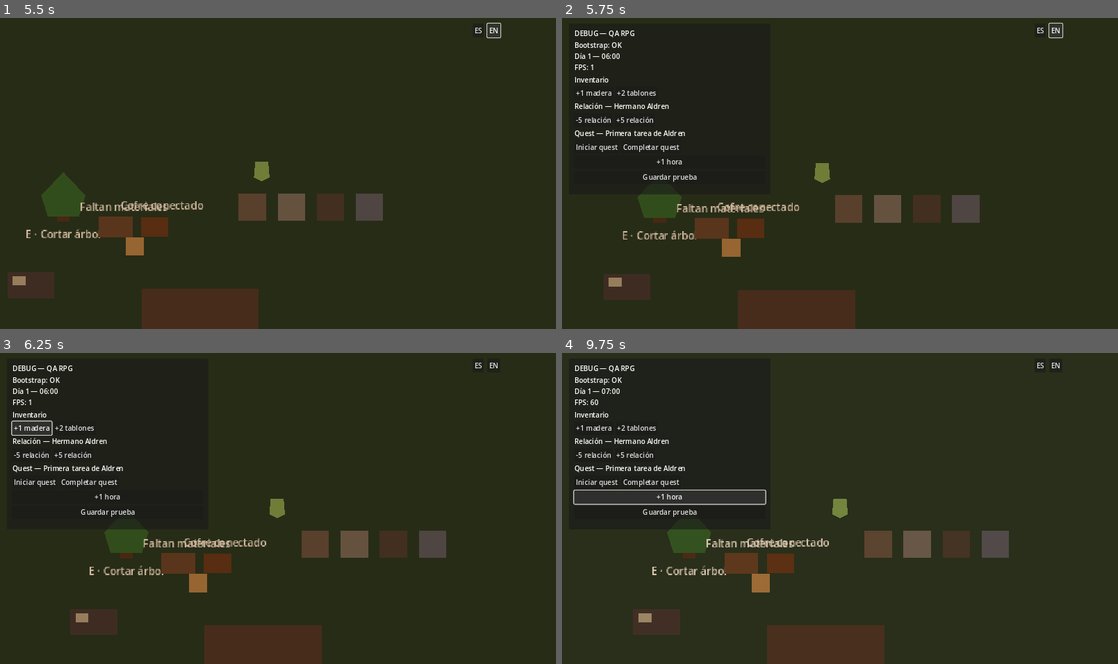
Above: before the commit, frames 1-4 (two rows, left to right).
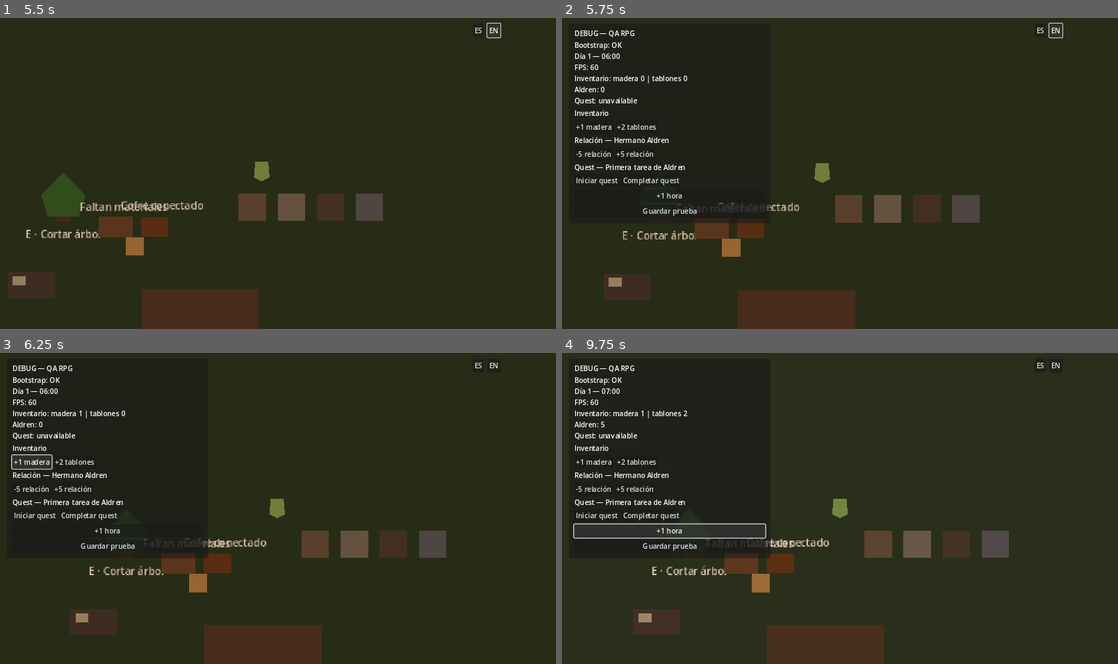
Above: after the commit, the same moments.

Repository: avarap/game1
Game: Godot game, scene res://main.tscn
Same seed, same stepped clock (60 frames per second), same inputs: the game is played once before the commit and once after it.
Inputs:
- Up to frame 1 (5.5 s): click "ES" at 0.5 s; click "EN" at 1.25 s; tap Enter at 2 s; hold D (move_right) 2.03-2.78 s; hold E (interact) 2.03-2.78 s; hold S (move_down) 2.78-3.53 s; tap E (interact) at 2.85, 4.35 s; hold D (move_right) 3.53-4.28 s; hold E (interact) 3.53-4.28 s; hold W (move_up) 4.28-5.03 s; hold A (move_left) from 5.03 s (still down); hold E (interact) from 5.03 s (still down)
- Up to frame 2 (5.75 s): keep holding A (move_left); keep holding E (interact); tap F1 (debug_panel) at 5.65 s
- Up to frame 3 (6.25 s): release A (move_left) at 5.75 s; release E (interact) at 5.75 s; click "+1 madera" at 5.75 s
- Up to frame 4 (9.75 s): click "+2 tablones" at 6.5 s; click "-5 relación" at 7.25 s; click "+5 relación" at 8 s; click "Completar quest" at 8.75 s; click "+1 hora" at 9.5 s

Frame 1 is identical in both runs. In frame 2, 3.0% of the frame differs, in the area x 2-38%, y 14-66%; in frame 3, 3.0%; in frame 4, 3.3%, in the area x 2-38%, y 18-66%.

Commit message:
feat: wire RPG debug tools through public APIs

Diff:
--- a/ui/debug/debug_panel.gd
+++ b/ui/debug/debug_panel.gd
@@ -1,34 +1,149 @@
 extends PanelContainer
 
+const ALDREN_ID := &"brother_aldren"
+const TEST_QUEST_ID := &"aldren_first_duty"
+const WOOD_ITEM: ItemData = preload("res://data/items/wood.tres")
+const PLANK_ITEM: ItemData = preload("res://data/items/plank.tres")
+
 @onready var status: Label = $Margin/VBox/Status
+@onready var add_wood_button: Button = $Margin/VBox/InventoryButtons/AddWood
+@onready var add_planks_button: Button = $Margin/VBox/InventoryButtons/AddPlanks
+@onready var relationship_down_button: Button = $Margin/VBox/RelationshipButtons/RelationshipDown
+@onready var relationship_up_button: Button = $Margin/VBox/RelationshipButtons/RelationshipUp
+@onready var start_quest_button: Button = $Margin/VBox/QuestButtons/StartQuest
+@onready var turn_in_quest_button: Button = $Margin/VBox/QuestButtons/TurnInQuest
 @onready var advance_hour_button: Button = $Margin/VBox/AdvanceHour
 @onready var save_button: Button = $Margin/VBox/Save
 
+
 func _ready() -> void:
-    visible = false
-    advance_hour_button.pressed.connect(_on_advance_hour_pressed)
-    save_button.pressed.connect(_on_save_pressed)
-    EventBus.time_changed.connect(_refresh_status)
-    EventBus.bootstrap_ready.connect(_refresh_status)
-    _refresh_status()
+	visible = false
+	add_wood_button.pressed.connect(_on_add_wood_pressed)
+	add_planks_button.pressed.connect(_on_add_planks_pressed)
+	relationship_down_button.pressed.connect(_on_relationship_down_pressed)
+	relationship_up_button.pressed.connect(_on_relationship_up_pressed)
+	start_quest_button.pressed.connect(_on_start_quest_pressed)
+	turn_in_quest_button.pressed.connect(_on_turn_in_quest_pressed)
+	advance_hour_button.pressed.connect(_on_advance_hour_pressed)
+	save_button.pressed.connect(_on_save_pressed)
+	EventBus.time_changed.connect(_refresh_status)
+	EventBus.bootstrap_ready.connect(_refresh_status)
+	_refresh_status()
+
 
 func _unhandled_input(_event: InputEvent) -> void:
-    if Input.is_action_just_pressed("debug_panel"):
-        visible = not visible
-        get_viewport().set_input_as_handled()
+	if Input.is_action_just_pressed("debug_panel"):
+		visible = not visible
+		if visible:
+			_refresh_status()
+		get_viewport().set_input_as_handled()
+
+
+func _on_add_wood_pressed() -> void:
+	_add_known_item(WOOD_ITEM, 1)
+
+
+func _on_add_planks_pressed() -> void:
+	_add_known_item(PLANK_ITEM, 2)
+
+
+func _on_relationship_down_pressed() -> void:
+	_change_aldren_relationship(-5)
+
+
+func _on_relationship_up_pressed() -> void:
+	_change_aldren_relationship(5)
+
+
+func _on_start_quest_pressed() -> void:
+	var controller := _get_quest_controller()
+	if controller == null:
+		return
+	controller.start_quest(TEST_QUEST_ID)
+	_refresh_status()
+
+
+func _on_turn_in_quest_pressed() -> void:
+	var controller := _get_quest_controller()
+	if controller == null:
+		return
+	if controller.is_ready(TEST_QUEST_ID):
+		controller.turn_in_quest(TEST_QUEST_ID)
+	_refresh_status()
+
 
 func _on_advance_hour_pressed() -> void:
-    TimeManager.add_minutes(60)
+	TimeManager.add_minutes(60)
+
 
 func _on_save_pressed() -> void:
-    SaveManager.save_game()
-    _refresh_status()
+	SaveManager.save_game()
+	_refresh_status()
+
+
+func _add_known_item(item: ItemData, amount: int) -> void:
+	var inventory := _get_inventory()
+	if inventory == null:
+		return
+	inventory.add_item(item, amount)
+	_refresh_status()
+
+
+func _change_aldren_relationship(delta: int) -> void:
+	var controller := _get_relationship_controller()
+	if controller == null:
+		return
+	controller.change_relationship(ALDREN_ID, delta)
+	_refresh_status()
+
+
+func _get_inventory() -> InventoryComponent:
+	var player := get_tree().get_first_node_in_group("player")
+	if player == null or not player.has_method("get_inventory_component"):
+		return null
+	return player.call("get_inventory_component") as InventoryComponent
+
+
+func _get_quest_controller() -> QuestController:
+	return get_tree().get_first_node_in_group("quest_controller") as QuestController
+
+
+func _get_relationship_controller() -> RelationshipController:
+	return (
+		get_tree().get_first_node_in_group("relationship_controller") as RelationshipController
+	)
+
 
 func _refresh_status(_arg1 = null, _arg2 = null) -> void:
-    status.text = "Bootstrap: %s\nDía %d — %02d:%02d\nFPS: %d" % [
-        "OK" if GameManager.is_bootstrap_ready else "pendiente",
-        TimeManager.day,
-        TimeManager.hour,
-        TimeManager.minute,
-        Engine.get_frames_per_second()
-    ]
+	var inventory := _get_inventory()
+	var inventory_text := "N/D"
+	if inventory != null:
+		inventory_text = "madera %d | tablones %d" % [
+			inventory.count_item(WOOD_ITEM.id), inventory.count_item(PLANK_ITEM.id)
+		]
+
+	var relationship_controller := _get_relationship_controller()
+	var relationship_text := "N/D"
+	if relationship_controller != null:
+		relationship_text = str(relationship_controller.get_relationship(ALDREN_ID))
+
+	var quest_controller := _get_quest_controller()
+	var quest_text := "N/D"
+	if quest_controller != null:
+		var quest_status := quest_controller.get_status(TEST_QUEST_ID)
+		var ready_text := " | lista" if quest_controller.is_ready(TEST_QUEST_ID) else ""
+		quest_text = "%s%s" % [quest_status, ready_text]
+
+	status.text = (
+		"Bootstrap: %s\nDía %d — %02d:%02d\nFPS: %d\nInventario: %s\nAldren: %s\nQuest: %s"
+		% [
+			"OK" if GameManager.is_bootstrap_ready else "pendiente",
+			TimeManager.day,
+			TimeManager.hour,
+			TimeManager.minute,
+			Engine.get_frames_per_second(),
+			inventory_text,
+			relationship_text,
+			quest_text,
+		]
+	)
